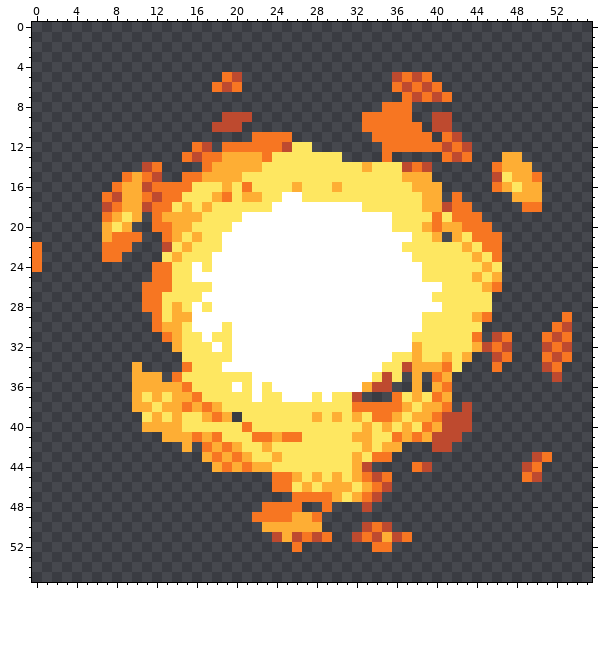
One commit to this pixel-art sprite: res/fireball.png. The picture above is the old version.
The file is 56x56 pixels.
And afterwards:
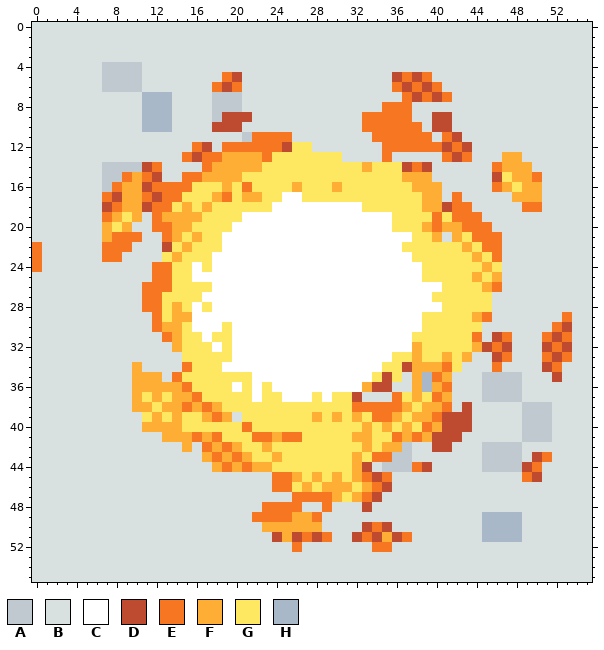
Palette (. is transparent): A #c0c8d0  B #d8e0e0  C #ffffff  D #be4a2f  E #f77622  F #feae34  G #fee761  H #a8b8c8
Changes in this commit:
y 0..3: x 0..55 ........................................................ -> BBBBBBBBBBBBBBBBBBBBBBBBBBBBBBBBBBBBBBBBBBBBBBBBBBBBBBBB
y 4: x 0..55 ........................................................ -> BBBBBBBAAAABBBBBBBBBBBBBBBBBBBBBBBBBBBBBBBBBBBBBBBBBBBBB
y 5: x 0..18 ................... -> BBBBBBBAAAABBBBBBBB; x 21..35 ............... -> BBBBBBBBBBBBBBB; x 40..55 ................ -> BBBBBBBBBBBBBBBB
y 6: x 0..17 .................. -> BBBBBBBAAAABBBBBBB; x 21..35 ............... -> BBBBBBBBBBBBBBB; x 41..55 ............... -> BBBBBBBBBBBBBBB
y 7: x 0..36 ..................................... -> BBBBBBBBBBBHHHBBBBAAABBBBBBBBBBBBBBBB; x 42..55 .............. -> BBBBBBBBBBBBBB
y 8: x 0..34 ................................... -> BBBBBBBBBBBHHHBBBBAAABBBBBBBBBBBBBB; x 38..55 .................. -> BBBBBBBBBBBBBBBBBB
y 9: x 0..18 ................... -> BBBBBBBBBBBHHHBBBBA; x 22..32 ........... -> BBBBBBBBBBB; x 38..39 .. -> BB; x 42..55 .............. -> BBBBBBBBBBBBBB
y 10: x 0..17 .................. -> BBBBBBBBBBBHHHBBBB; x 21..32 ............ -> BBBBBBBBBBBB; x 39 . -> B; x 42..55 .............. -> BBBBBBBBBBBBBB
y 11: x 0..21 ...................... -> BBBBBBBBBBBBBBBBBBBBBA; x 26..33 ........ -> BBBBBBBB; x 40 . -> B; x 43..55 ............. -> BBBBBBBBBBBBB
y 12: x 0..15 ................ -> BBBBBBBBBBBBBBBB; x 18 . -> B; x 28..34 ....... -> BBBBBBB; x 44..55 ............ -> BBBBBBBBBBBB
y 13: x 0..14 ............... -> BBBBBBBBBBBBBBB; x 31..34 .... -> BBBB; x 36..40 ..... -> BBBBB; x 44..46 ... -> BBB; x 49..55 ....... -> BBBBBBB
y 14: x 0..10 ........... -> BBBBBBBAAAA; x 13..16 .... -> BBBB; x 40..45 ...... -> BBBBBB; x 50..55 ...... -> BBBBBB
y 15: x 0..8 ......... -> BBBBBBBAA; x 13..14 .. -> BB; x 40..45 ...... -> BBBBBB; x 51..55 ..... -> BBBBB
y 16: x 0..7 ........ -> BBBBBBBA; x 41..45 ..... -> BBBBB; x 51..55 ..... -> BBBBB
y 17: x 0..6 ....... -> BBBBBBB; x 41 . -> B; x 43..47 ..... -> BBBBB; x 51..55 ..... -> BBBBB
y 18: x 0..6 ....... -> BBBBBBB; x 44..48 ..... -> BBBBB; x 51..55 ..... -> BBBBB
y 19: x 0..6 ....... -> BBBBBBB; x 11 . -> B; x 45..55 ........... -> BBBBBBBBBBB
y 20: x 0..6 ....... -> BBBBBBB; x 10..11 .. -> BB; x 46..55 .......... -> BBBBBBBBBB
y 21: x 0..6 ....... -> BBBBBBB; x 11..12 .. -> BB; x 41 . -> B; x 47..55 ......... -> BBBBBBBBB
y 22: x 1..6 ...... -> BBBBBB; x 10..12 ... -> BBB; x 47..55 ......... -> BBBBBBBBB
y 23: x 1..6 ...... -> BBBBBB; x 9..12 .... -> BBBB; x 47..55 ......... -> BBBBBBBBB
y 24: x 1..11 ........... -> BBBBBBBBBBB; x 47..55 ......... -> BBBBBBBBB
y 25: x 0..11 ............ -> BBBBBBBBBBBB; x 47..55 ......... -> BBBBBBBBB
y 26: x 0..10 ........... -> BBBBBBBBBBB; x 47..55 ......... -> BBBBBBBBB
y 27..28: x 0..10 ........... -> BBBBBBBBBBB; x 46..55 .......... -> BBBBBBBBBB
y 29: x 0..11 ............ -> BBBBBBBBBBBB; x 46..52 ....... -> BBBBBBB; x 54..55 .. -> BB
y 30: x 0..11 ............ -> BBBBBBBBBBBB; x 45..51 ....... -> BBBBBBB; x 54..55 .. -> BB
y 31: x 0..12 ............. -> BBBBBBBBBBBBB; x 45 . -> B; x 48..50 ... -> BBB; x 54..55 .. -> BB
y 32: x 0..13 .............. -> BBBBBBBBBBBBBB; x 48..50 ... -> BBB; x 54..55 .. -> BB
y 33: x 0..14 ............... -> BBBBBBBBBBBBBBB; x 44..45 .. -> BB; x 48..50 ... -> BBB; x 54..55 .. -> BB
y 34: x 0..9 .......... -> BBBBBBBBBB; x 11..14 .... -> BBBB; x 43..45 ... -> BBB; x 47..50 .... -> BBBB; x 53..55 ... -> BBB
y 35: x 0..9 .......... -> BBBBBBBBBB; x 13 . -> B; x 37 . -> B; x 39 . -> H; x 42..51 .......... -> BBBAAAABBB; x 53..55 ... -> BBB
y 36: x 0..9 .......... -> BBBBBBBBBB; x 36..37 .. -> BB; x 39 . -> H; x 42..55 .............. -> BBBAAAABBBBBBB
y 37: x 0..9 .......... -> BBBBBBBBBB; x 33..35 ... -> BBB; x 42..55 .............. -> BBBAAAABBBBBBB
y 38: x 0..9 .......... -> BBBBBBBBBB; x 42 . -> B; x 44..55 ............ -> BBBBBAAABBBB
y 39: x 0..10 ........... -> BBBBBBBBBBB; x 20 . -> B; x 44..55 ............ -> BBBBBAAABBBB
y 40: x 0..10 ........... -> BBBBBBBBBBB; x 44..55 ............ -> BBBBBAAABBBB
y 41: x 0..12 ............. -> BBBBBBBBBBBBB; x 43..55 ............. -> BBBBBBAAABBBB
y 42: x 0..14 ............... -> BBBBBBBBBBBBBBB; x 16 . -> B; x 37..39 ... -> ABB; x 42..55 .............. -> BBBAAAABBBBBBB
y 43: x 0..16 ................. -> BBBBBBBBBBBBBBBBB; x 36..49 .............. -> AABBBBBBBAAAAB; x 52..55 .... -> BBBB
y 44: x 0..17 .................. -> BBBBBBBBBBBBBBBBBB; x 34..37 .... -> BAAA; x 40..48 ......... -> BBBBBAAAA; x 51..55 ..... -> BBBBB
y 45: x 0..23 ........................ -> BBBBBBBBBBBBBBBBBBBBBBBB; x 36..48 ............. -> BBBBBBBBBBBBB; x 51..55 ..... -> BBBBB
y 46: x 0..23 ........................ -> BBBBBBBBBBBBBBBBBBBBBBBB; x 36..55 .................... -> BBBBBBBBBBBBBBBBBBBB
y 47: x 0..25 .......................... -> BBBBBBBBBBBBBBBBBBBBBBBBBB; x 35..55 ..................... -> BBBBBBBBBBBBBBBBBBBBB
y 48: x 0..22 ....................... -> BBBBBBBBBBBBBBBBBBBBBBB; x 27..28 .. -> BB; x 30..32 ... -> BBB; x 34..55 ...................... -> BBBBBBBBBBBBBBBBBBBBBB
y 49: x 0..21 ...................... -> BBBBBBBBBBBBBBBBBBBBBB; x 29..55 ........................... -> BBBBBBBBBBBBBBBBHHHHBBBBBBB
y 50: x 0..22 ....................... -> BBBBBBBBBBBBBBBBBBBBBBB; x 29..32 .... -> BBBB; x 36..55 .................... -> BBBBBBBBBHHHHBBBBBBB
y 51: x 0..23 ........................ -> BBBBBBBBBBBBBBBBBBBBBBBB; x 30..31 .. -> BB; x 38..55 .................. -> BBBBBBBHHHHBBBBBBB
y 52: x 0..25 .......................... -> BBBBBBBBBBBBBBBBBBBBBBBBBB; x 27..33 ....... -> BBBBBBB; x 36..55 .................... -> BBBBBBBBBBBBBBBBBBBB
y 53..55: x 0..55 ........................................................ -> BBBBBBBBBBBBBBBBBBBBBBBBBBBBBBBBBBBBBBBBBBBBBBBBBBBBBBBB
